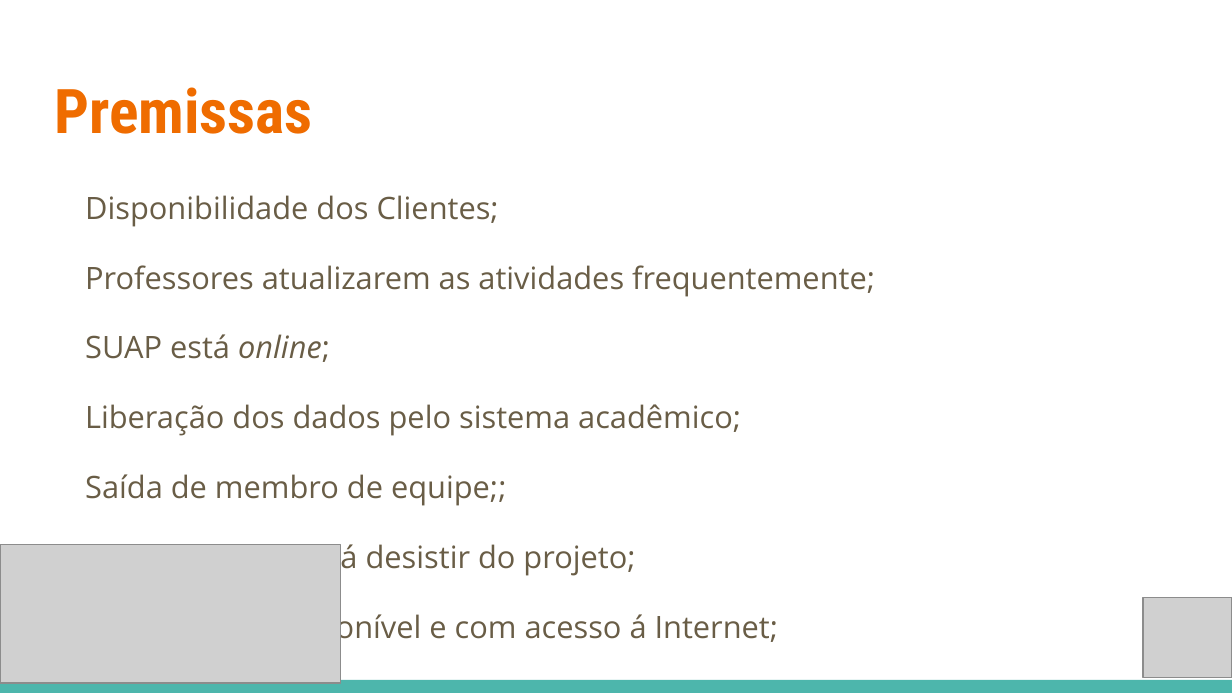
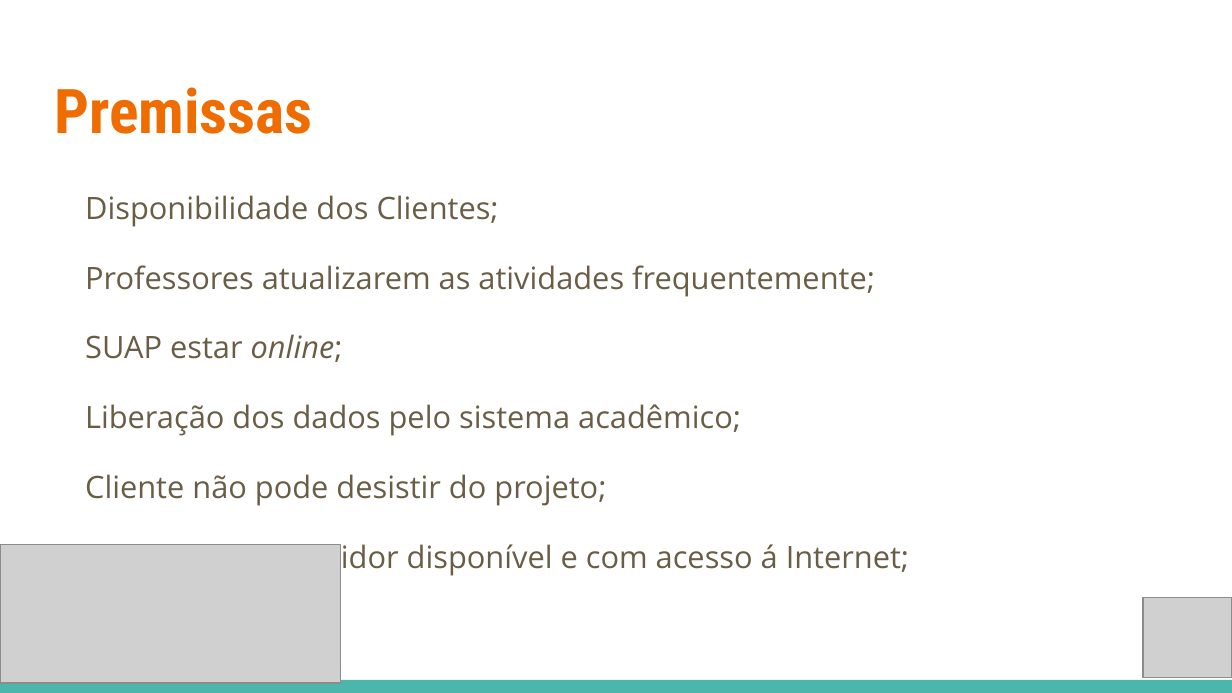
Before and after one commit to deividazevedo2/Projeto-SISAP, a slide deck: slide 9 of SISAP/000-GERENCIA_DE_PROJETO/PPJ-PLANO_DE_PROJETO - SISAP.pptx. Drawn at 1232x693 pixels with LibreOffice and Linux fonts; fonts in the diff are those of the drawing; grey boxes stand for pictures. Boxes give left, top, right and bottom in pixels: in the first picture for what was removed or moved away, otherwise in the second. Text is boxed around its words. In the diff, an @@ line names an element or a change of style, - is before the commit and + after.

Commit message:
Atualizacao do Plano de Projeto

```diff
--- a/SISAP/000-GERENCIA_DE_PROJETO/PPJ-PLANO_DE_PROJETO - SISAP.pptx
+++ b/SISAP/000-GERENCIA_DE_PROJETO/PPJ-PLANO_DE_PROJETO - SISAP.pptx
@@ text at bbox=[85, 334, 343, 362]: text changed @@
-SUAP está online;
+SUAP estar online;
@@ text at bbox=[85, 474, 909, 577]: text changed @@
-Saída de membro de equipe;;
-Cliente não poderá desistir do projeto;
-Computador disponível e com acesso á Internet;
+Cliente não pode desistir do projeto;
+Computador/Servidor disponível e com acesso á Internet;
```
Also in this commit, not shown: 7 other slides changed.
